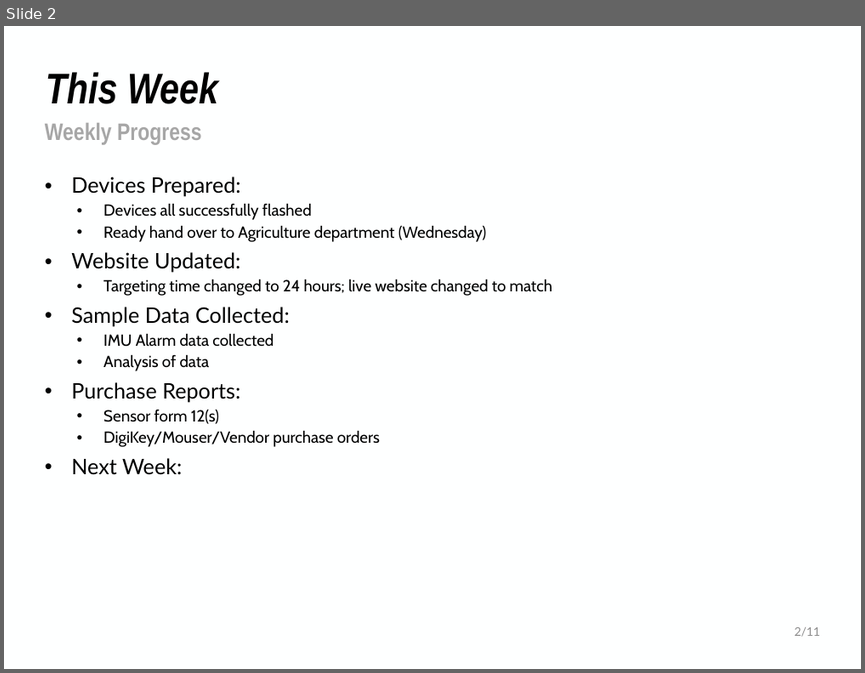
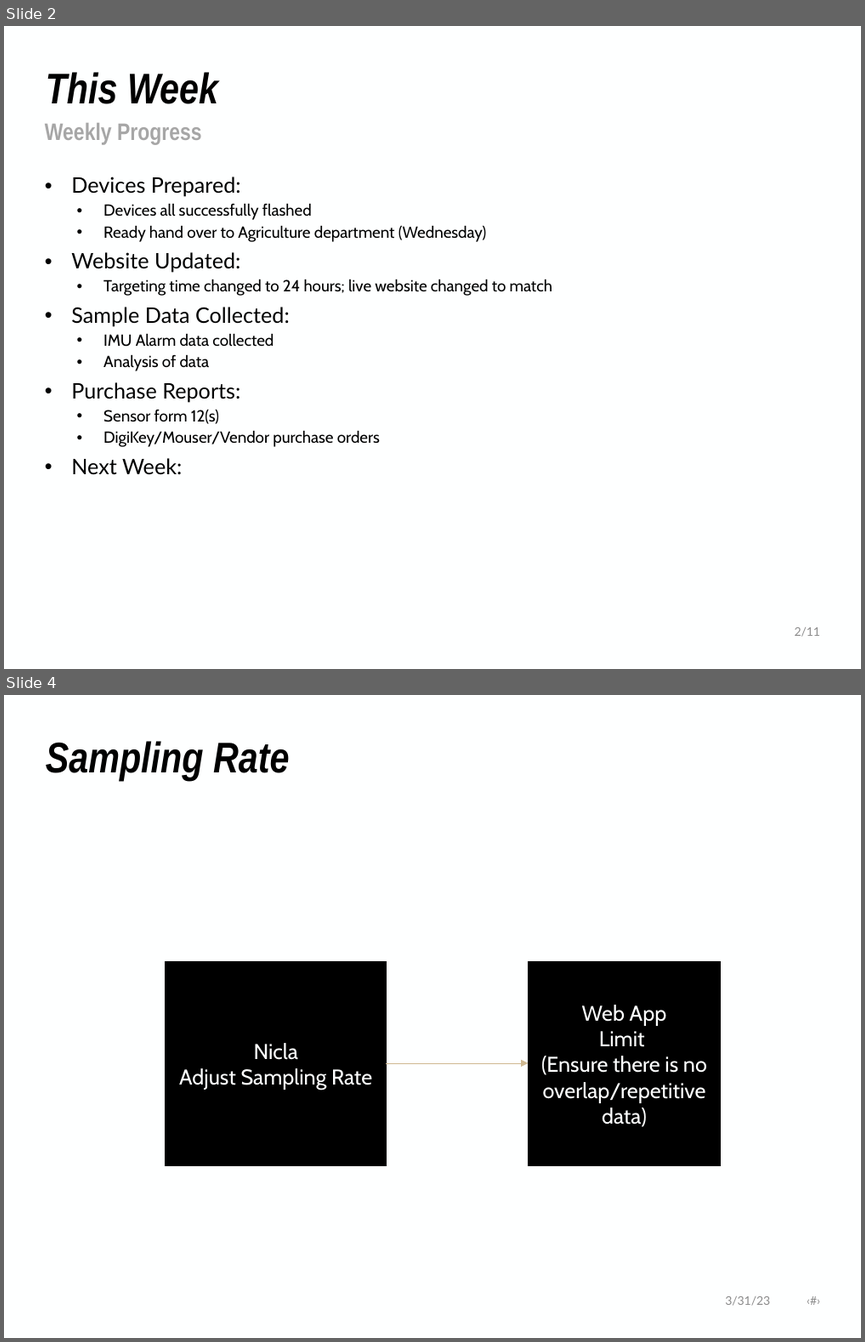
Before and after one commit to NHuang58/Biomedical_Device_PCB, a slide deck: Documentation/Slides/Week_20.pptx. Shown one above the other, each under a label of ours: slide 2 before the commit, slides 2 and 4 after it; the slides between them are not shown. The pictures are 865x673 and 865x1342 pixels, drawn with LibreOffice and Linux fonts; fonts in the diff are those of the drawing; background and template pictures are left out. Boxes give left, top, right and bottom in pixels: in the first picture for what was removed or moved away, otherwise in the second. Text is boxed around its words. In the diff, an @@ line names an element or a change of style, - is before the commit and + after.

```diff
--- a/Documentation/Slides/Week_20.pptx
+++ b/Documentation/Slides/Week_20.pptx
@@ slide 4 added at [4, 695, 861, 1338], background #FEFFFF @@
@@ title added at [46, 741, 289, 781], 36 pt, text #000000, bold, italic @@
+Sampling Rate
@@ rectangle added at [166, 961, 386, 1165], fill #000000, outline #000000 1 pt, 18 pt, text #FEFFFF @@
+Nicla
+Adjust Sampling Rate
@@ rectangle added at [528, 961, 721, 1165], fill #000000, outline #000000 1 pt, 18 pt, text #FEFFFF @@
+Web App
+Limit
+(Ensure there is no overlap/repetitive data)
@@ arrow added from (386, 1063) to (528, 1063), #CFB891 0.5 pt @@
@@ text added at [725, 1296, 770, 1305], 10 pt, text #8C8C8C @@
+3/31/23 ‹#›
```
Also in this commit, not shown: 7 slides changed, 2 other slides added, 1 slide removed, 6 other files.
